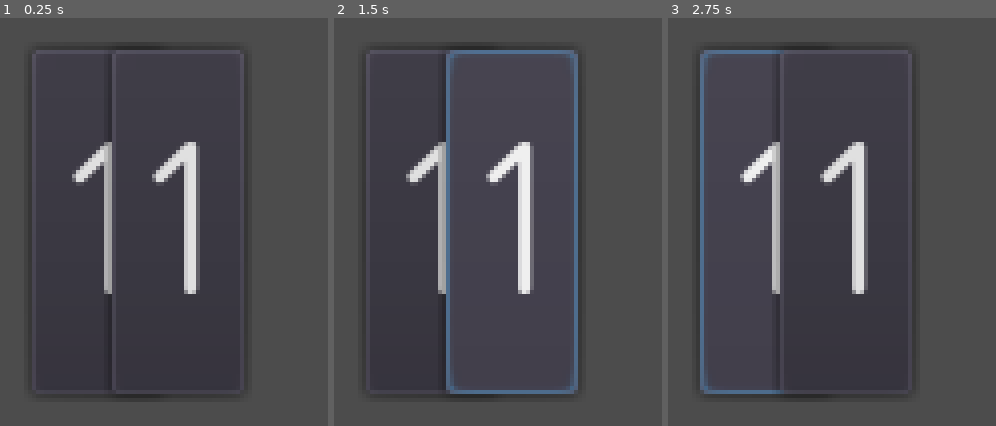
Above: before the commit, frames 1-3 (left to right).
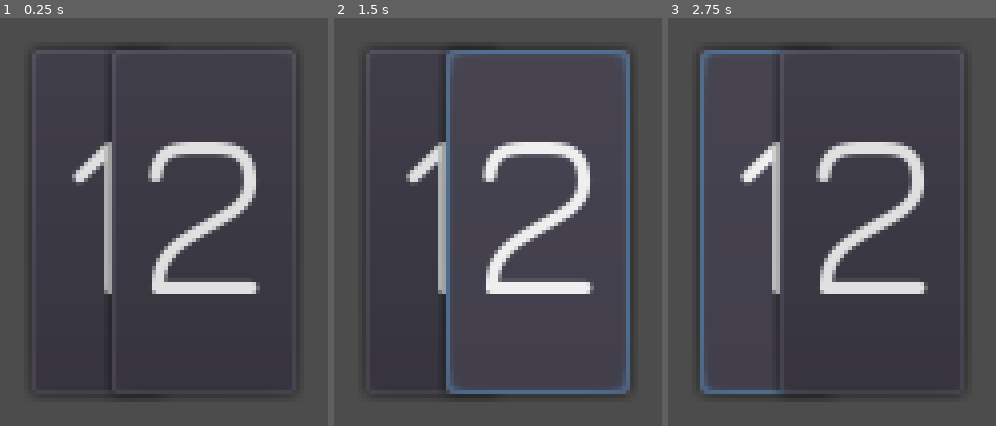
Above: after the commit, the same moments.

Repository: paulmasri/godot-experiments
Game: Godot game, scene res://Main.tscn
Same seed, same stepped clock (60 frames per second), same inputs: the game is played once before the commit and once after it.
Inputs (mouse positions are in pixels of both pictures, inside the frame that each line leads up to):
- Up to frame 1 (0.25 s): no input
- Up to frame 2 (1.5 s): click "1" at 0.5 s; click (537, 222) at 1.25 s, where only the run after the commit has a clickable "2"
- Up to frame 3 (2.75 s): click "1" at 2 s

The runs differ from the first frame. In frame 1, 5.3% of the frame differs, in the area x 45-86%, y 7-92%; in frame 2, 7.5%, in the area x 45-91%, y 7-93%; in frame 3, 5.3%.
Error before the commit: Invalid set index 'text' (on base: 'null instance') with value of type 'String'. (res://LevelSelectButton.gd:13)

Commit message:
LevelSelectButton clicked results in Main receiving level_selected

Diff:
--- a/switch-between-levels-and-hub/Hub.gd
+++ b/switch-between-levels-and-hub/Hub.gd
@@ -8,8 +8,10 @@
 
 
 func _on_LevelSelectButton1_level_selected(scene):
+	print("Selected level 1")
 	emit_signal("level_selected", scene)
 
 
 func _on_LevelSelectButton2_level_selected(scene):
+	print("Selected level 2")
 	emit_signal("level_selected", scene)
--- a/switch-between-levels-and-hub/Hub.tscn
+++ b/switch-between-levels-and-hub/Hub.tscn
@@ -31,3 +31,5 @@
 margin_bottom = 0.0
 level = 2
 level_scene = "res://levels/LevelB.tscn"
+[connection signal="level_selected" from="CanvasLayer/CenterContainer/HBoxContainer/LevelSelectButton1" to="." method="_on_LevelSelectButton1_level_selected"]
+[connection signal="level_selected" from="CanvasLayer/CenterContainer/HBoxContainer/LevelSelectButton2" to="." method="_on_LevelSelectButton2_level_selected"]
--- a/switch-between-levels-and-hub/LevelSelectButton.gd
+++ b/switch-between-levels-and-hub/LevelSelectButton.gd
@@ -10,7 +10,7 @@
 
 
 func setup():
-	$CenterContainer/Button.text = String(level)
+	$Button.text = String(level)
 
 
 func _on_Button_pressed():
--- a/switch-between-levels-and-hub/Main.gd
+++ b/switch-between-levels-and-hub/Main.gd
@@ -2,3 +2,6 @@
 
 func _ready():
 	pass
+
+func _on_Hub_level_selected(scene):
+	print("changing to scene: ", scene)
--- a/switch-between-levels-and-hub/Main.tscn
+++ b/switch-between-levels-and-hub/Main.tscn
@@ -3,8 +3,8 @@
 [ext_resource path="res://Main.gd" type="Script" id=1]
 [ext_resource path="res://Hub.tscn" type="PackedScene" id=2]
 
-
 [node name="Main" type="Node"]
 script = ExtResource( 1 )
 
 [node name="Hub" parent="." instance=ExtResource( 2 )]
+[connection signal="level_selected" from="Hub" to="." method="_on_Hub_level_selected"]
